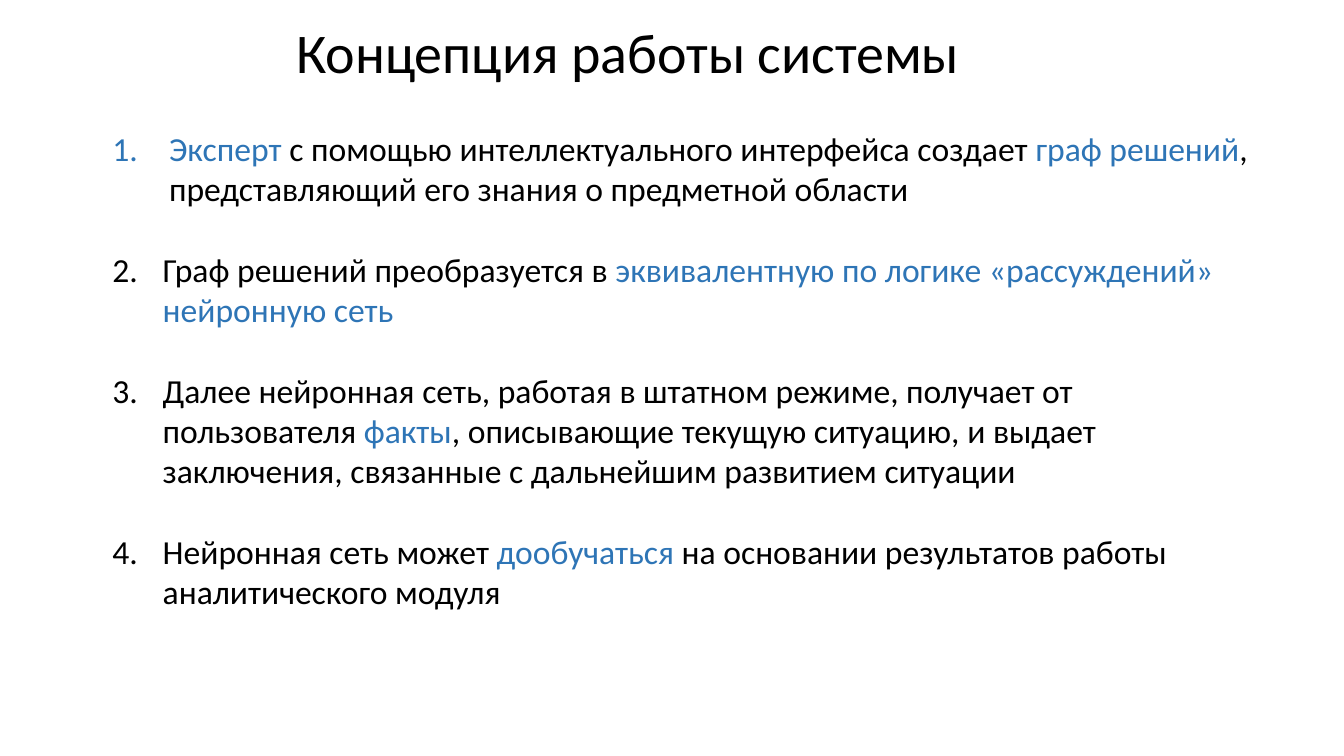
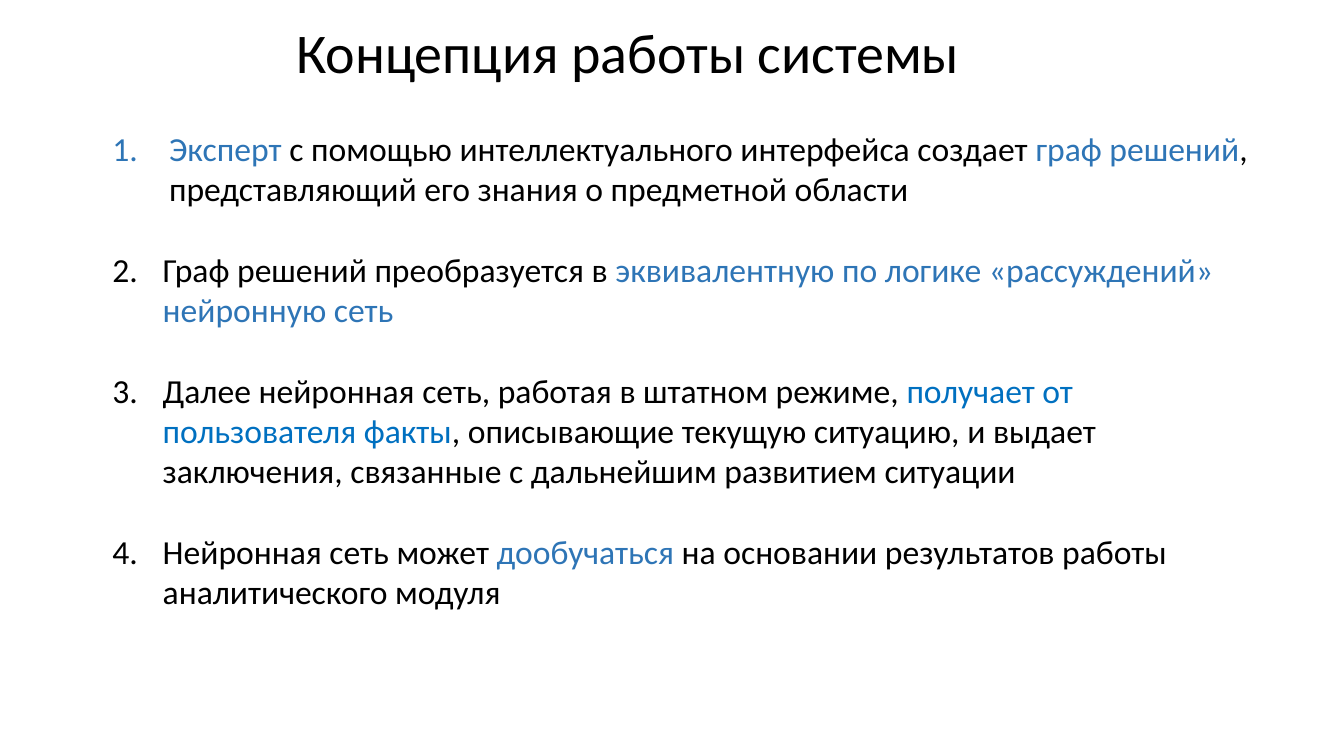
Before and after one commit to sevoster/hybrid-decision-making-system, a slide deck: slide 10 of docs/Синтетическая Презентация.pptx. Drawn at 1344x756 pixels with LibreOffice and Linux fonts; fonts in the diff are those of the drawing. Boxes give left, top, right and bottom in pixels: in the first picture for what was removed or moved away, otherwise in the second. Text is boxed around its words. In the diff, an @@ line names an element or a change of style, - is before the commit and + after.

```diff
--- a/docs/Синтетическая Презентация.pptx
+++ b/docs/Синтетическая Презентация.pptx
@@ text at (163, 380, 1096, 489): text colour #000000 to #0070C0 in "получает от пользователя"; text colour #2E75B6 to #0070C0 in "факты," @@
```
Also in this commit, not shown: 18 other slides changed, 1 slide added, 1 slide removed, 2 other files.
